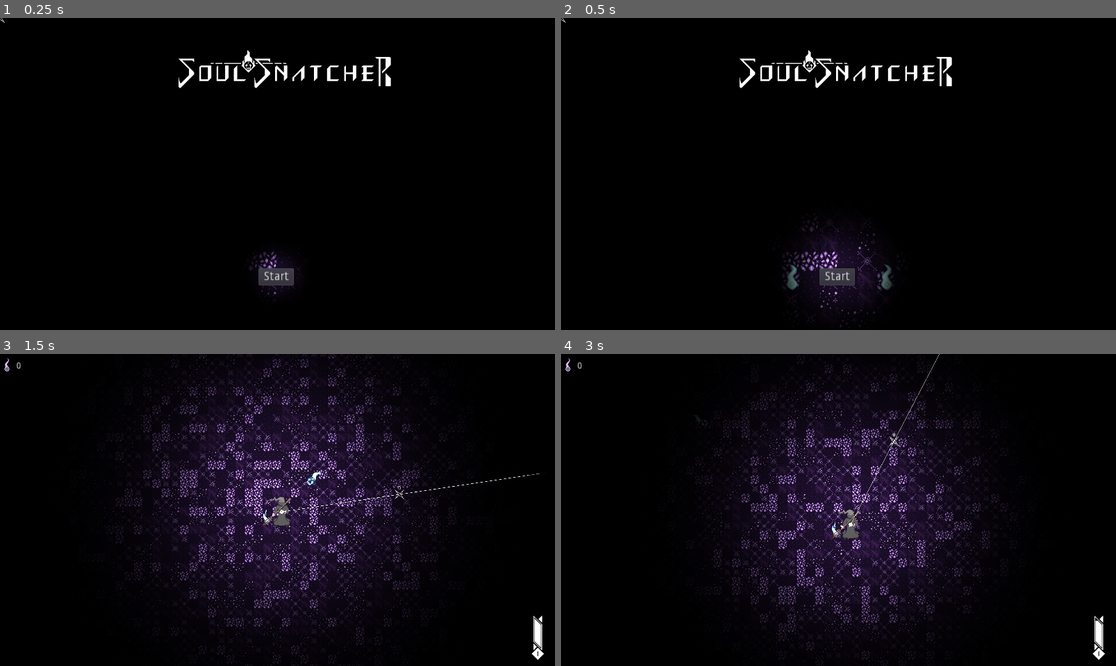
Above: before the commit, frames 1-4 (two rows, left to right).
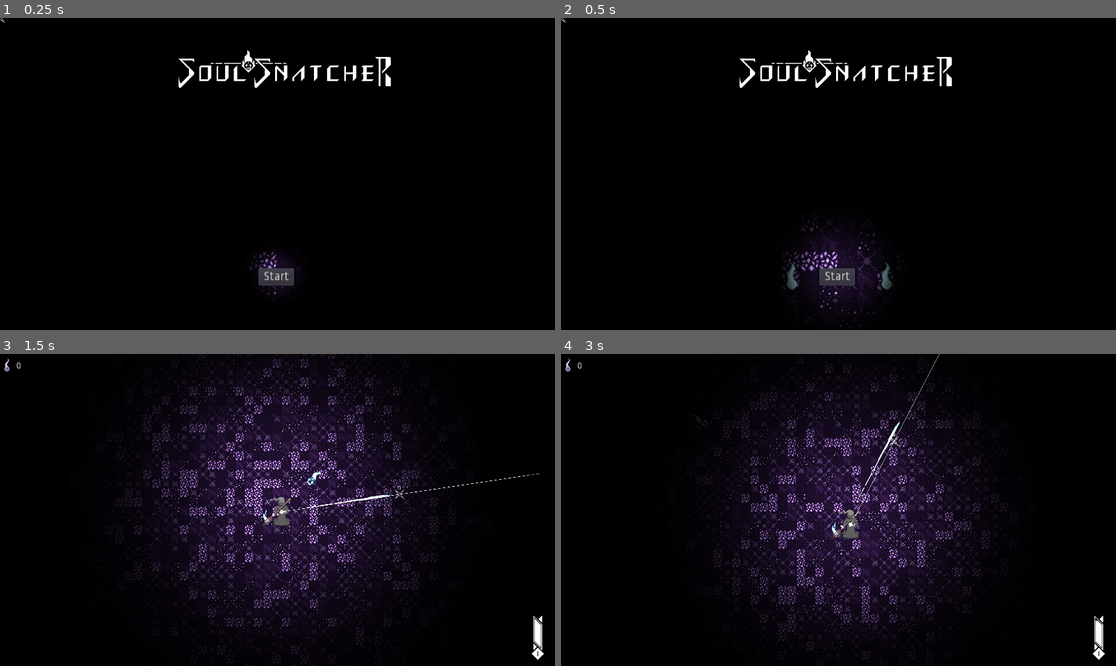
Above: after the commit, the same moments.

Repository: hexcaliber-dev/SoulSnatcher
Game: Godot game, scene res://Assets/src/TitleScreen.tscn
Same seed, same stepped clock (60 frames per second), same inputs: the game is played once before the commit and once after it. The engine's default icon, where the game draws it, is replaced by a stand-in: a white triangle on a blue panel in a dark square.
Inputs (mouse positions are in pixels of both pictures, inside the frame that each line leads up to):
- Up to frame 1 (0.25 s): no input
- Up to frame 2 (0.5 s): no input
- Up to frame 3 (1.5 s): click "Start" at 0.5 s; move the mouse to (399, 494) at 1.27 s; hold D (Right) from 1.28 s (still down); tap Space (Dash) at 1.35 s
- Up to frame 4 (3 s): move the mouse to (727, 525) at 2.02 s; release D (Right) at 2.03 s; hold S (Down) 2.03-2.78 s; tap Space (Dash) at 2.1, 2.85 s; move the mouse to (894, 441) at 2.77 s; hold D (Right) from 2.78 s (still down)

Frame 1 is identical in both runs. In frame 2, less than 0.1% of the frame differs, in the area x 40-60%, y 78-84%; in frame 3, less than 0.1%; in frame 4, less than 0.1%, in the area x 53-62%, y 21-46%.

Commit message:
Add Dash Animation

Diff:
--- /dev/null
+++ b/Assets/src/DashTrail.gd
@@ -0,0 +1,19 @@
+extends Node2D
+
+export (NodePath) var dash_animation_object_path
+
+onready var dash_animation = get_node(dash_animation_object_path)
+
+# Declare member variables here. Examples:
+# var a = 2
+# var b = "text"
+
+
+# Called when the node enters the scene tree for the first time.
+func _ready():
+	dash_animation.play()
+
+
+
+func _on_AnimatedSprite_animation_finished():
+	queue_free()
--- /dev/null
+++ b/Assets/src/DashTrail.tscn
@@ -0,0 +1,43 @@
+[gd_scene load_steps=8 format=2]
+
+[ext_resource path="res://Assets/Sprites/dashslash_trail_sheet.png" type="Texture" id=1]
+[ext_resource path="res://Assets/src/DashTrail.gd" type="Script" id=2]
+
+[sub_resource type="AtlasTexture" id=2]
+flags = 4
+atlas = ExtResource( 1 )
+region = Rect2( 0, 0, 128, 64 )
+
+[sub_resource type="AtlasTexture" id=1]
+flags = 4
+atlas = ExtResource( 1 )
+region = Rect2( 128, 0, 128, 64 )
+
+[sub_resource type="AtlasTexture" id=3]
+flags = 4
+atlas = ExtResource( 1 )
+region = Rect2( 256, 0, 128, 64 )
+
+[sub_resource type="AtlasTexture" id=4]
+flags = 4
+atlas = ExtResource( 1 )
+region = Rect2( 384, 0, 128, 64 )
+
+[sub_resource type="SpriteFrames" id=5]
+animations = [ {
+"frames": [ SubResource( 2 ), SubResource( 1 ), SubResource( 3 ), SubResource( 4 ) ],
+"loop": true,
+"name": "default",
+"speed": 20.0
+} ]
+
+[node name="DashTrail" type="Node2D"]
+script = ExtResource( 2 )
+dash_animation_object_path = NodePath("AnimatedSprite")
+
+[node name="AnimatedSprite" type="AnimatedSprite" parent="."]
+scale = Vector2( 4, 2 )
+frames = SubResource( 5 )
+frame = 1
+playing = true
+[connection signal="animation_finished" from="AnimatedSprite" to="." method="_on_AnimatedSprite_animation_finished"]
--- a/Assets/src/Player.gd
+++ b/Assets/src/Player.gd
@@ -19,6 +19,8 @@
 var slash_charges = 2
 var time = 0
 var total_soul_count = 0
+
+var dash_trail = load("res://Assets/src/DashTrail.tscn")
 
 export var current_luminence = 100
 export var speed:= 500
@@ -90,7 +92,13 @@
 		player_animated_sprite.play("reaper_down_blade")
 	else:
 		player_animated_sprite.play("reaper_up_blade")
-	# TODO - Play Dash Animation immediately
+
+	var dash_trail_instance = dash_trail.instance()
+	dash_trail_instance.set_rotation(radians)
+	get_parent().add_child(dash_trail_instance)
+	dash_trail_instance.set_position( position + Vector2(cos(radians), sin(radians)) * 200)
+
+
 	yield(get_tree().create_timer(dash_start_time), "timeout")
 	# Make Player dissappear for a second
 	player_animated_sprite.visible = false
--- a/Assets/src/Player.tscn
+++ b/Assets/src/Player.tscn
@@ -23,118 +23,118 @@
 
 [sub_resource type="AtlasTexture" id=2]
 flags = 4
-atlas = ExtResource( 13 )
-region = Rect2( 128, 0, 128, 128 )
+atlas = ExtResource( 16 )
+region = Rect2( 0, 0, 128, 128 )
 
 [sub_resource type="AtlasTexture" id=3]
 flags = 4
-atlas = ExtResource( 13 )
-region = Rect2( 0, 0, 128, 128 )
+atlas = ExtResource( 16 )
+region = Rect2( 128, 0, 128, 128 )
 
 [sub_resource type="AtlasTexture" id=4]
 flags = 4
-atlas = ExtResource( 13 )
+atlas = ExtResource( 16 )
 region = Rect2( 256, 0, 128, 128 )
 
 [sub_resource type="AtlasTexture" id=5]
 flags = 4
-atlas = ExtResource( 13 )
+atlas = ExtResource( 16 )
 region = Rect2( 384, 0, 128, 128 )
 
 [sub_resource type="AtlasTexture" id=6]
 flags = 4
-atlas = ExtResource( 13 )
+atlas = ExtResource( 16 )
 region = Rect2( 512, 0, 128, 128 )
 
 [sub_resource type="AtlasTexture" id=7]
 flags = 4
-atlas = ExtResource( 14 )
-region = Rect2( 0, 0, 128, 128 )
+atlas = ExtResource( 16 )
+region = Rect2( 640, 0, 128, 128 )
 
 [sub_resource type="AtlasTexture" id=8]
 flags = 4
-atlas = ExtResource( 14 )
-region = Rect2( 128, 0, 128, 128 )
+atlas = ExtResource( 15 )
+region = Rect2( 0, 0, 128, 128 )
 
 [sub_resource type="AtlasTexture" id=9]
 flags = 4
-atlas = ExtResource( 14 )
-region = Rect2( 256, 0, 128, 128 )
+atlas = ExtResource( 15 )
+region = Rect2( 128, 0, 128, 128 )
 
 [sub_resource type="AtlasTexture" id=10]
 flags = 4
-atlas = ExtResource( 14 )
-region = Rect2( 384, 0, 128, 128 )
+atlas = ExtResource( 15 )
+region = Rect2( 256, 0, 128, 128 )
 
 [sub_resource type="AtlasTexture" id=11]
 flags = 4
-atlas = ExtResource( 14 )
-region = Rect2( 512, 0, 128, 128 )
+atlas = ExtResource( 15 )
+region = Rect2( 384, 0, 128, 128 )
 
 [sub_resource type="AtlasTexture" id=12]
 flags = 4
+atlas = ExtResource( 15 )
+region = Rect2( 512, 0, 128, 128 )
+
+[sub_resource type="AtlasTexture" id=13]
+flags = 4
+atlas = ExtResource( 8 )
+region = Rect2( 0, 0, 128, 128 )
+
+[sub_resource type="AtlasTexture" id=14]
+flags = 4
+atlas = ExtResource( 13 )
+region = Rect2( 128, 0, 128, 128 )
+
+[sub_resource type="AtlasTexture" id=15]
+flags = 4
+atlas = ExtResource( 13 )
+region = Rect2( 0, 0, 128, 128 )
+
+[sub_resource type="AtlasTexture" id=16]
+flags = 4
+atlas = ExtResource( 13 )
+region = Rect2( 256, 0, 128, 128 )
+
+[sub_resource type="AtlasTexture" id=17]
+flags = 4
+atlas = ExtResource( 13 )
+region = Rect2( 384, 0, 128, 128 )
+
+[sub_resource type="AtlasTexture" id=18]
+flags = 4
+atlas = ExtResource( 13 )
+region = Rect2( 512, 0, 128, 128 )
+
+[sub_resource type="AtlasTexture" id=19]
+flags = 4
+atlas = ExtResource( 14 )
+region = Rect2( 0, 0, 128, 128 )
+
+[sub_resource type="AtlasTexture" id=20]
+flags = 4
+atlas = ExtResource( 14 )
+region = Rect2( 128, 0, 128, 128 )
+
+[sub_resource type="AtlasTexture" id=21]
+flags = 4
+atlas = ExtResource( 14 )
+region = Rect2( 256, 0, 128, 128 )
+
+[sub_resource type="AtlasTexture" id=22]
+flags = 4
+atlas = ExtResource( 14 )
+region = Rect2( 384, 0, 128, 128 )
+
+[sub_resource type="AtlasTexture" id=23]
+flags = 4
+atlas = ExtResource( 14 )
+region = Rect2( 512, 0, 128, 128 )
+
+[sub_resource type="AtlasTexture" id=24]
+flags = 4
 atlas = ExtResource( 14 )
 region = Rect2( 640, 0, 128, 128 )
-
-[sub_resource type="AtlasTexture" id=13]
-flags = 4
-atlas = ExtResource( 16 )
-region = Rect2( 0, 0, 128, 128 )
-
-[sub_resource type="AtlasTexture" id=14]
-flags = 4
-atlas = ExtResource( 16 )
-region = Rect2( 128, 0, 128, 128 )
-
-[sub_resource type="AtlasTexture" id=15]
-flags = 4
-atlas = ExtResource( 16 )
-region = Rect2( 256, 0, 128, 128 )
-
-[sub_resource type="AtlasTexture" id=16]
-flags = 4
-atlas = ExtResource( 16 )
-region = Rect2( 384, 0, 128, 128 )
-
-[sub_resource type="AtlasTexture" id=17]
-flags = 4
-atlas = ExtResource( 16 )
-region = Rect2( 512, 0, 128, 128 )
-
-[sub_resource type="AtlasTexture" id=18]
-flags = 4
-atlas = ExtResource( 16 )
-region = Rect2( 640, 0, 128, 128 )
-
-[sub_resource type="AtlasTexture" id=19]
-flags = 4
-atlas = ExtResource( 15 )
-region = Rect2( 0, 0, 128, 128 )
-
-[sub_resource type="AtlasTexture" id=20]
-flags = 4
-atlas = ExtResource( 15 )
-region = Rect2( 128, 0, 128, 128 )
-
-[sub_resource type="AtlasTexture" id=21]
-flags = 4
-atlas = ExtResource( 15 )
-region = Rect2( 256, 0, 128, 128 )
-
-[sub_resource type="AtlasTexture" id=22]
-flags = 4
-atlas = ExtResource( 15 )
-region = Rect2( 384, 0, 128, 128 )
-
-[sub_resource type="AtlasTexture" id=23]
-flags = 4
-atlas = ExtResource( 15 )
-region = Rect2( 512, 0, 128, 128 )
-
-[sub_resource type="AtlasTexture" id=24]
-flags = 4
-atlas = ExtResource( 8 )
-region = Rect2( 0, 0, 128, 128 )
 
 [sub_resource type="SpriteFrames" id=25]
 animations = [ {
@@ -143,30 +143,30 @@
 "name": "reaper_down",
 "speed": 0.0
 }, {
-"frames": [ SubResource( 2 ), SubResource( 3 ), SubResource( 4 ), SubResource( 5 ), SubResource( 6 ) ],
+"frames": [ SubResource( 2 ), SubResource( 3 ), SubResource( 4 ), SubResource( 5 ), SubResource( 6 ), SubResource( 7 ) ],
+"loop": false,
+"name": "reaper_down_blade",
+"speed": 20.0
+}, {
+"frames": [ SubResource( 8 ), SubResource( 9 ), SubResource( 10 ), SubResource( 11 ), SubResource( 12 ) ],
+"loop": true,
+"name": "reaper_up_attack",
+"speed": 10.0
+}, {
+"frames": [ SubResource( 13 ) ],
+"loop": true,
+"name": "reaper_up",
+"speed": 0.0
+}, {
+"frames": [ SubResource( 14 ), SubResource( 15 ), SubResource( 16 ), SubResource( 17 ), SubResource( 18 ) ],
 "loop": true,
 "name": "reaper_down_attack",
 "speed": 10.0
 }, {
-"frames": [ SubResource( 7 ), SubResource( 8 ), SubResource( 9 ), SubResource( 10 ), SubResource( 11 ), SubResource( 12 ) ],
+"frames": [ SubResource( 19 ), SubResource( 20 ), SubResource( 21 ), SubResource( 22 ), SubResource( 23 ), SubResource( 24 ) ],
 "loop": false,
 "name": "reaper_up_blade",
 "speed": 20.0
-}, {
-"frames": [ SubResource( 13 ), SubResource( 14 ), SubResource( 15 ), SubResource( 16 ), SubResource( 17 ), SubResource( 18 ) ],
-"loop": false,
-"name": "reaper_down_blade",
-"speed": 20.0
-}, {
-"frames": [ SubResource( 19 ), SubResource( 20 ), SubResource( 21 ), SubResource( 22 ), SubResource( 23 ) ],
-"loop": true,
-"name": "reaper_up_attack",
-"speed": 10.0
-}, {
-"frames": [ SubResource( 24 ) ],
-"loop": true,
-"name": "reaper_up",
-"speed": 0.0
 } ]
 
 [sub_resource type="RectangleShape2D" id=26]
--- a/Assets/src/TitleScreen.tscn
+++ b/Assets/src/TitleScreen.tscn
@@ -46,12 +46,14 @@
 position = Vector2( 799.193, 880.01 )
 scale = Vector2( 2.30609, 2.30609 )
 frames = SubResource( 5 )
+frame = 1
 playing = true
 
 [node name="AnimatedSprite2" type="AnimatedSprite" parent="."]
 position = Vector2( 1126.95, 880.01 )
 scale = Vector2( 2.30609, 2.30609 )
 frames = SubResource( 5 )
+frame = 1
 playing = true
 
 [node name="CanvasLayer" type="CanvasLayer" parent="."]
